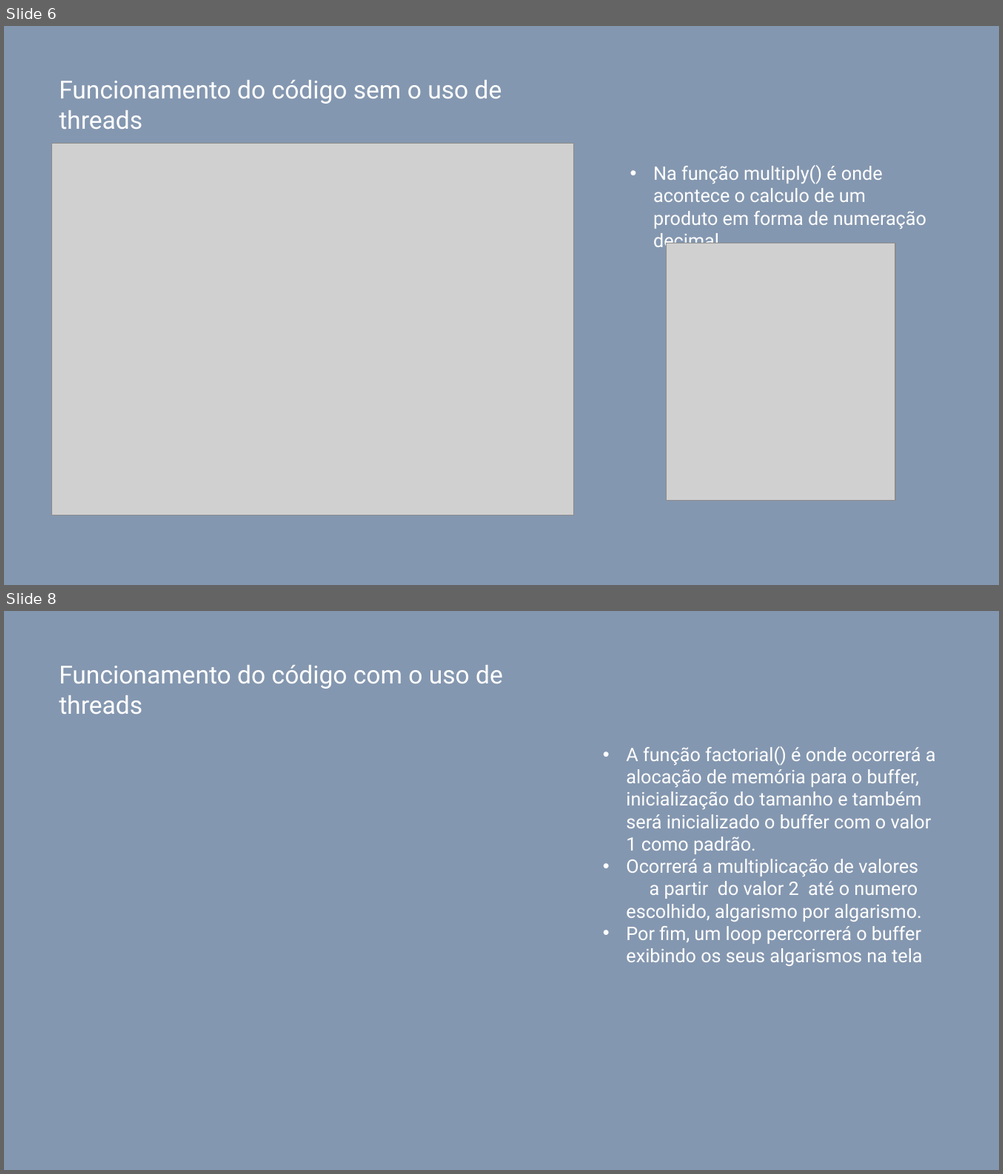
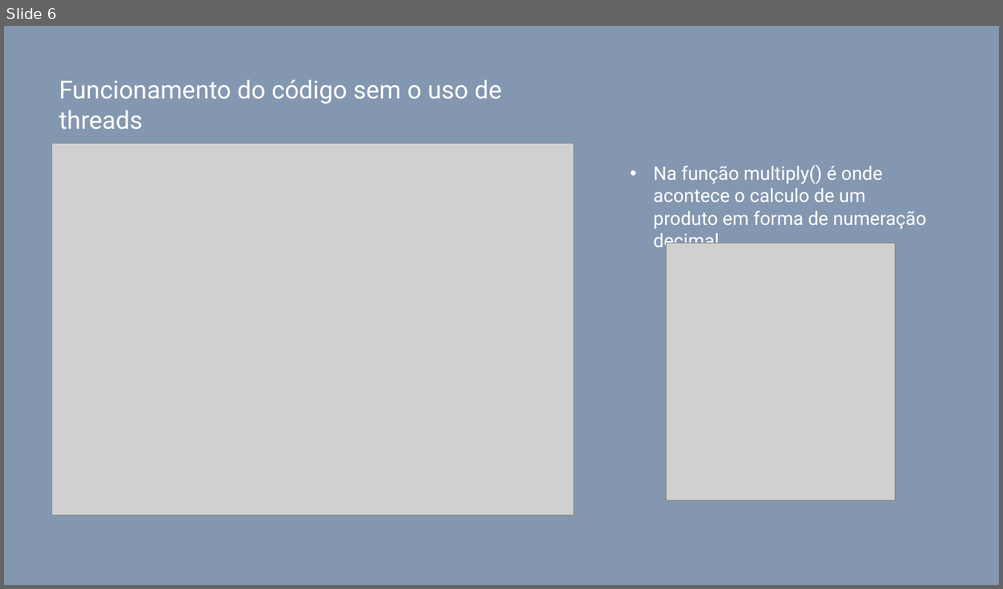
Before and after one commit to llBessa/LucasRafael_ws_OS_RR_2021, a slide deck: Apresentação/Fatorial.pptx. Shown one above the other, each under a label of ours: slides 6 and 8 before the commit, slide 6 after it; the slides between them are not shown. The pictures are 1003x1174 and 1003x589 pixels, drawn with LibreOffice and Linux fonts; fonts in the diff are those of the drawing; grey boxes stand for pictures. Boxes give left, top, right and bottom in pixels: in the first picture for what was removed or moved away, otherwise in the second. Text is boxed around its words. In the diff, an @@ line names an element or a change of style, - is before the commit and + after.

```diff
--- a/Apresentação/Fatorial.pptx
+++ b/Apresentação/Fatorial.pptx
@@ slide 8 removed at bbox=[4, 611, 999, 1170], background #8497B0 @@
@@ text removed at bbox=[59, 665, 503, 714] @@
-Funcionamento do código com o uso de threads
@@ text removed at bbox=[626, 746, 936, 966] @@
-• A função factorial() é onde ocorrerá a alocação de memória para o buffer, inicialização do tamanho e também será inicializado o buffer com o valor 1 como padrão.
-• Ocorrerá a multiplicação de valores a partir do valor 2 até o numero escolhido, algarismo por algarismo.
-• Por fim, um loop percorrerá o buffer exibindo os seus algarismos na tela
```
Also in this commit, not shown: 2 slides changed, 5 slides added, 1 other file.
